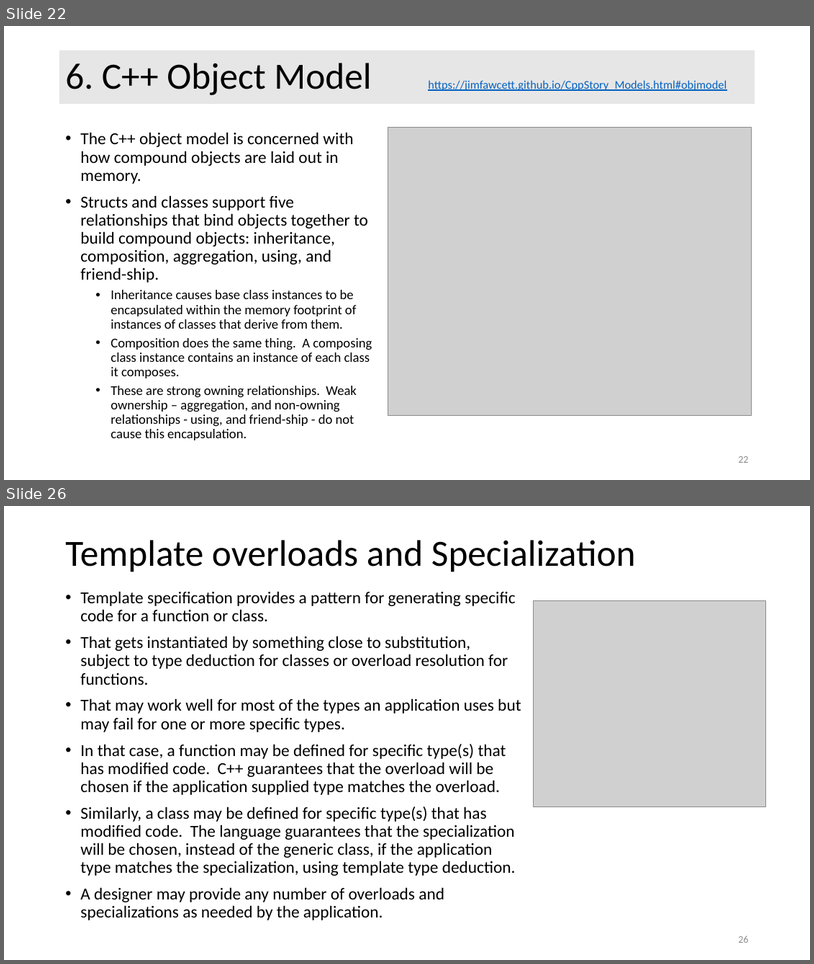
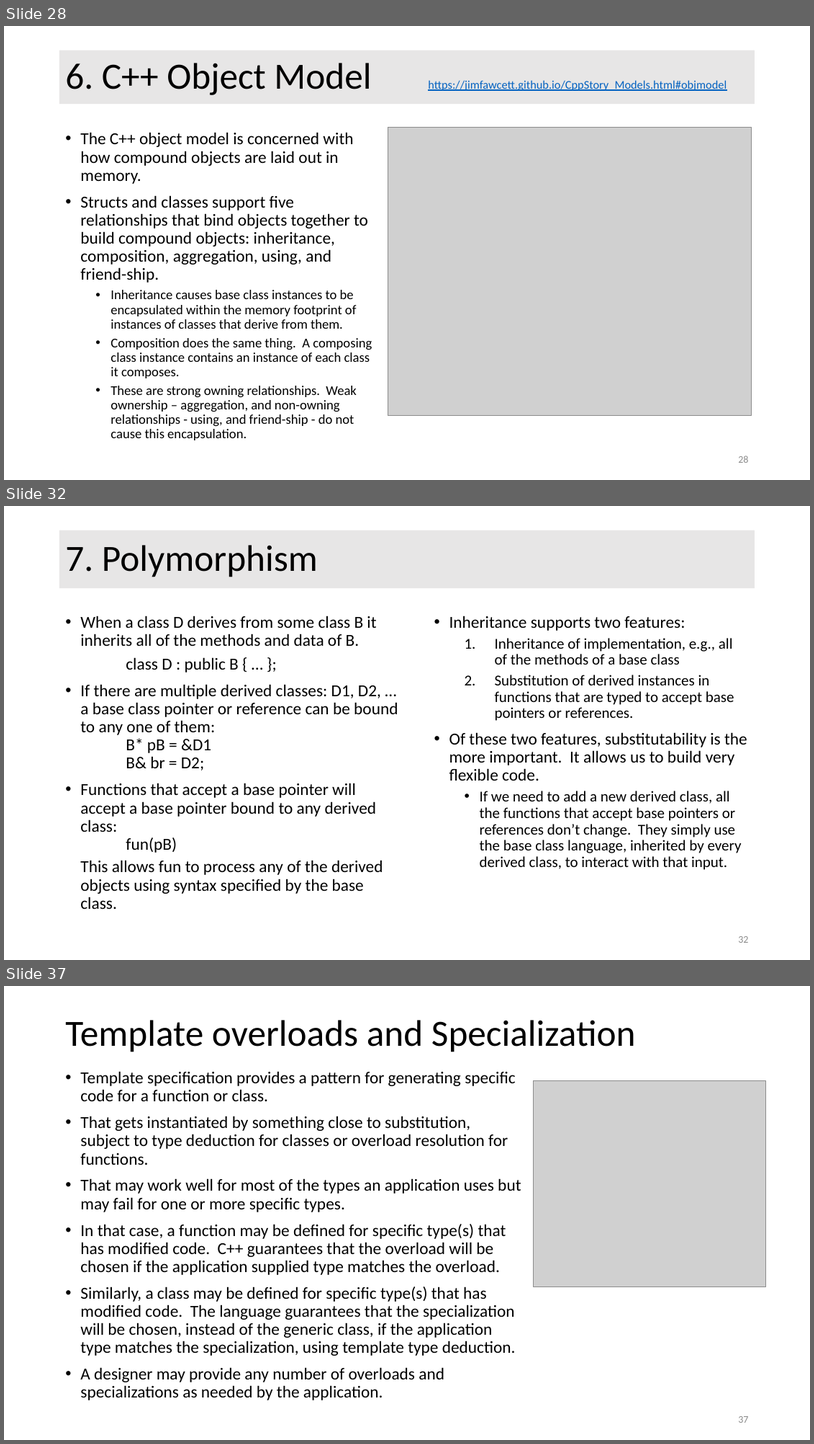
Before and after one commit to JimFawcett/JimFawcett.github.io, a slide deck: Resources/CppModels.pptx. Shown one above the other, each under a label of ours: slides 22 and 26 before the commit, slides 28, 32 and 37 after it; the slides between them are not shown. The pictures are 814x964 and 814x1444 pixels, drawn with LibreOffice and Linux fonts; fonts in the diff are those of the drawing; grey boxes stand for pictures. Boxes give left, top, right and bottom in pixels: in the first picture for what was removed or moved away, otherwise in the second. Text is boxed around its words. In the diff, an @@ line names an element or a change of style, - is before the commit and + after.

Commit message:
added polymorphism model

```diff
--- a/Resources/CppModels.pptx
+++ b/Resources/CppModels.pptx
@@ slide 32 added at bbox=[4, 506, 810, 960], background #FFFFFF @@
@@ title added at bbox=[59, 530, 756, 588], fill #E7E6E6, 44 pt, text #000000 @@
+7. Polymorphism
@@ text added at bbox=[80, 615, 398, 908], 20 pt, text #000000 @@
+• When a class D derives from some class B it inherits all of the methods and data of B.
+  class D : public B { … };
+• If there are multiple derived classes: D1, D2, … a base class pointer or reference can be bound to any one of them:
+  B* pB = &D1
+  B& br = D2;
+• Functions that accept a base pointer will accept a base pointer bound to any derived class:
+  fun(pB)
+  This allows fun to process any of the derived objects using syntax specified by the base class.
@@ text added at bbox=[450, 615, 748, 870], 18 pt, text #000000 @@
+• Inheritance supports two features:
+  1. Inheritance of implementation, e.g., all of the methods of a base class
+  2. Substitution of derived instances in functions that are typed to accept base pointers or references.
+• Of these two features, substitutability is the more important. It allows us to build very flexible code.
+  • If we need to add a new derived class, all the functions that accept base pointers or references don’t change. They simply use the base class language, inherited by every derived class, to interact with that input.
@@ page number added at bbox=[738, 936, 748, 942], 12 pt, text #8C8C8C @@
+32
@@ what was slide 22 is now slide 28 @@
@@ page number at bbox=[738, 455, 748, 462]: text changed @@
-22
+28
@@ what was slide 26 is now slide 37 @@
@@ page number at bbox=[738, 1416, 748, 1422]: text changed @@
-26
+37
```
Also in this commit, not shown: 7 slides changed, 11 other slides added, 4 other files.
